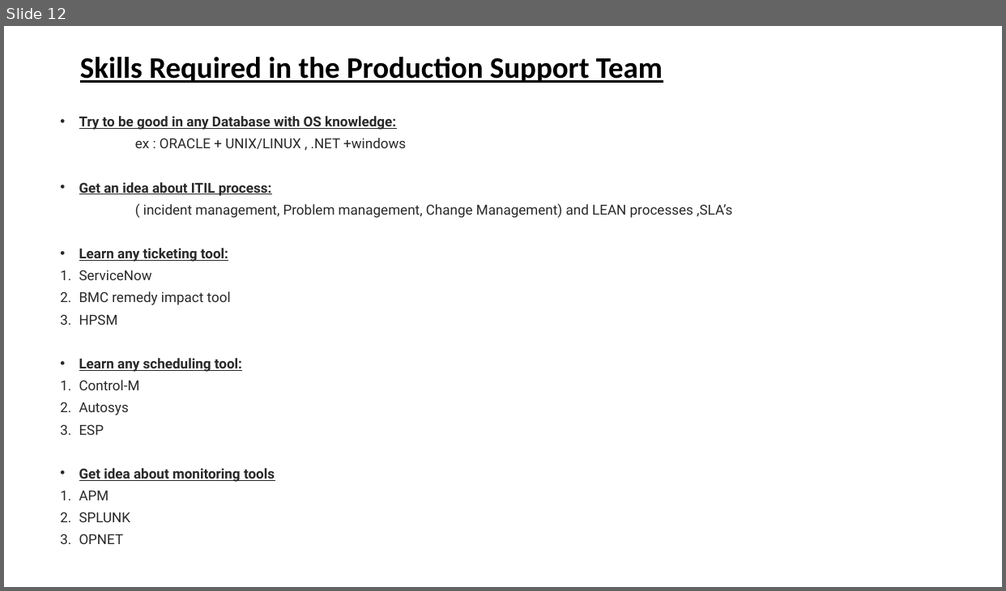
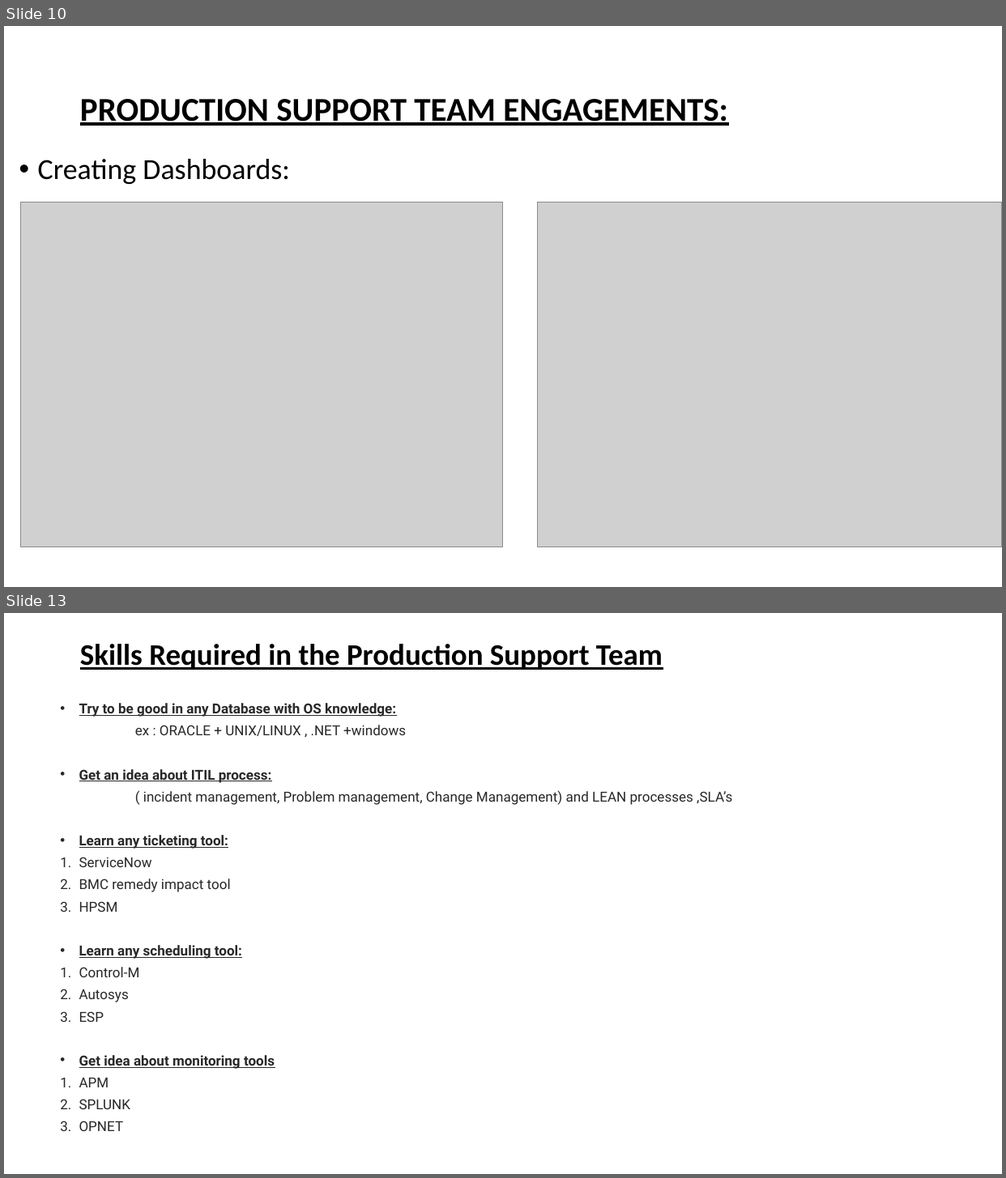
Before and after one commit to spoorthiempowher/Empowher-Curriculum, a slide deck: Prod Support/EmpowHer - Production Support.pptx. Shown one above the other, each under a label of ours: slide 12 before the commit, slides 10 and 13 after it; the slides between them are not shown. The pictures are 1006x591 and 1006x1178 pixels, drawn with LibreOffice and Linux fonts; fonts in the diff are those of the drawing; grey boxes stand for pictures. Boxes give left, top, right and bottom in pixels: in the first picture for what was removed or moved away, otherwise in the second. Text is boxed around its words. In the diff, an @@ line names an element or a change of style, - is before the commit and + after.

Commit message:
Adding Prod Support PPT

```diff
--- a/Prod Support/EmpowHer - Production Support.pptx
+++ b/Prod Support/EmpowHer - Production Support.pptx
@@ slide 10 added at [4,26,1002,587], background #FFFFFF @@
@@ title added at [80,99,728,126], 32 pt, text #000000, bold, underline @@
+PRODUCTION SUPPORT TEAM ENGAGEMENTS:
@@ text added at [38,159,290,184], 28 pt, text #000000 @@
+• Creating Dashboards:
@@ picture added at [20,202,503,547] @@
@@ picture added at [538,202,1002,547] @@
@@ what was slide 12 is now slide 13 @@
```
Also in this commit, not shown: 3 slides changed, 4 other slides added, 4 slides removed.
